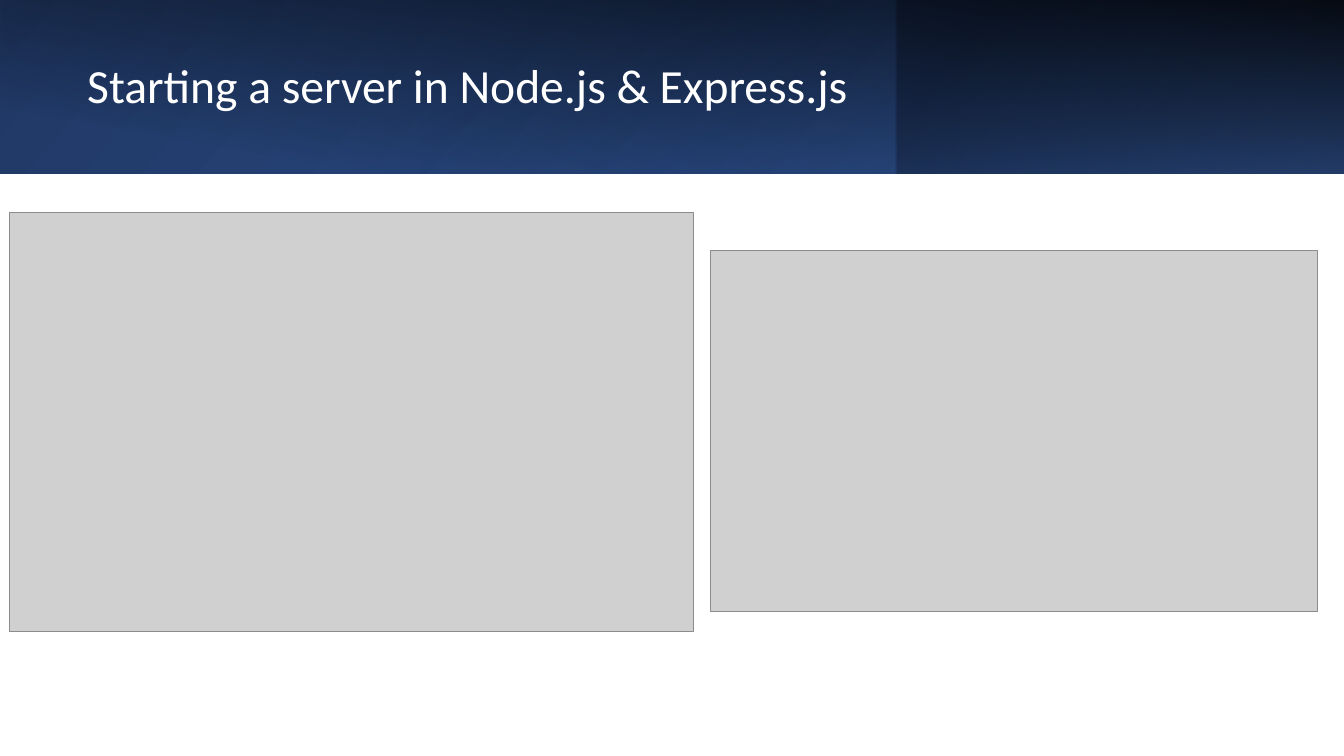
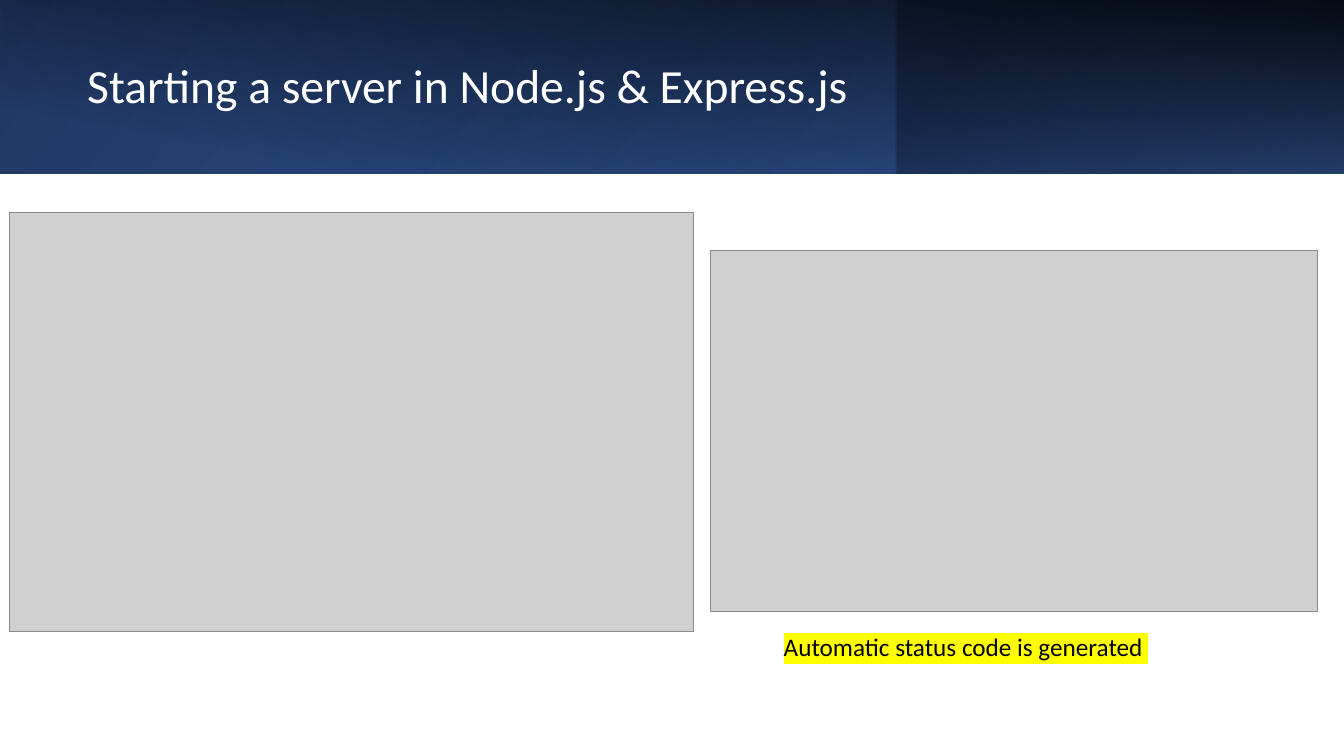
Before and after one commit to lokeshreddy55/ExpressJs, a slide deck: slide 3 of ExpressJS.pptx. Drawn at 1344x756 pixels with LibreOffice and Linux fonts; fonts in the diff are those of the drawing; grey boxes stand for pictures. Boxes give left, top, right and bottom in pixels: in the first picture for what was removed or moved away, otherwise in the second. Text is boxed around its words. In the diff, an @@ line names an element or a change of style, - is before the commit and + after.

```diff
--- a/ExpressJS.pptx
+++ b/ExpressJS.pptx
@@ text added at (x1=784, y1=638, x2=1142, y2=661), 18 pt, text #000000 @@
+Automatic status code is generated
```
Also in this commit, not shown: 1 other slide changed, 14 slides added, 10 other files.
